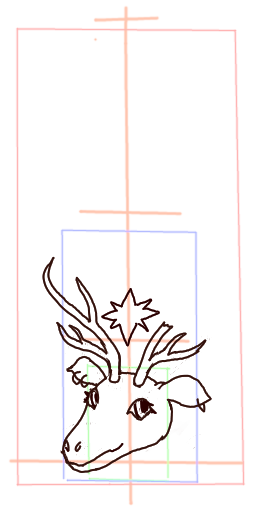
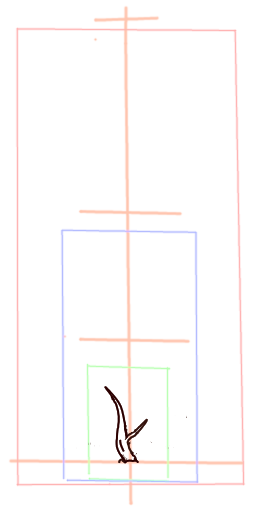
The second (256, 512) image is a revision of the first. Changes to its layers:
hid "3" over [42, 256, 212, 473]
showed "1" over [42, 256, 212, 473]
